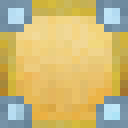
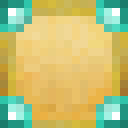
Comparing the layer stacks of the two w=128, h=128 images. Changes:
renamed "Ebene 2 Kopie 3" to "Ebene 7", moved it above "Ebene 1", painted on it over box(0, 0, 128, 128)
removed layer "Diamond" over box(0, 0, 128, 128)
